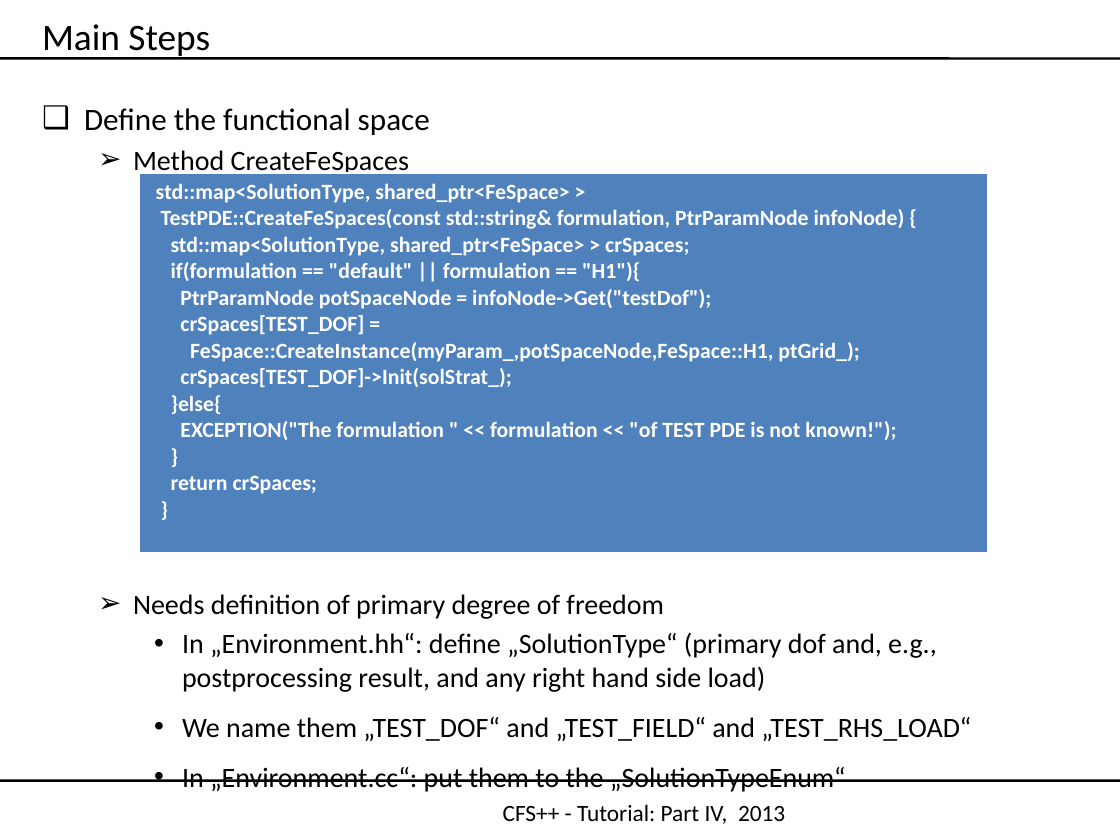
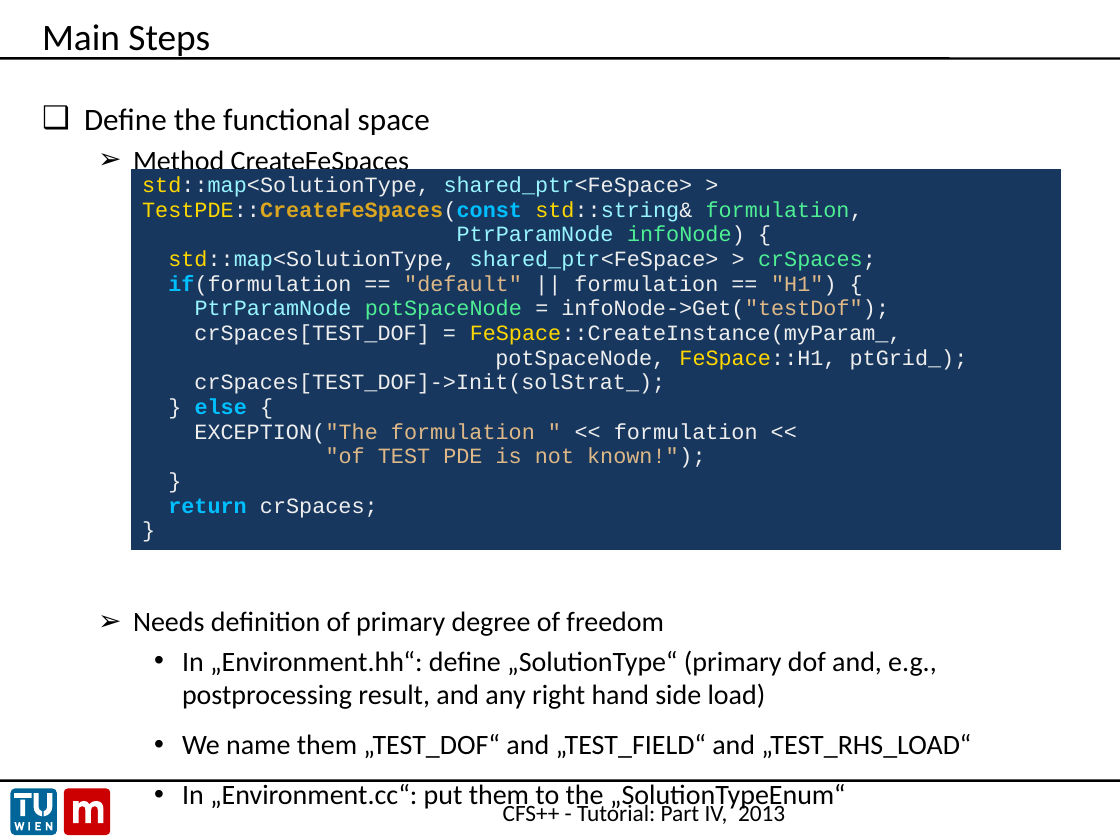
Before and after one commit to openCFS/cfs, a slide deck: slide 10 of share/doc/tutorial/CFS++_NewPDE.pptx. Drawn at 1120x840 pixels with LibreOffice and Linux fonts; fonts in the diff are those of the drawing; background and template pictures are left out. Boxes give left, top, right and bottom in pixels: in the first picture for what was removed or moved away, otherwise in the second. Text is boxed around its words. In the diff, an @@ line names an element or a change of style, - is before the commit and + after.

Commit message:
- Removed PDF versions of tutorial slides to save some more space. - Removed .msh file from acoustic tutorial example, since it can be regenerated using Gmsh. - Reduced size of CFS++_OverviewAndSimulation.pptx to one third, by:   - converting all bitmap images inside the presentation to PNG   - halfing their size by using pngquant (http://pngquant.org/)   - manually removing doublettes by changing the Powerpoint XML files. - Added syntax highlighting to code listings in slides by using Emacs   - M-x color-theme-dark-blue   - M-x htmlfontify-buffer   - set font to Courier New in generated HTML code   - save HTML to file and open in Internet Explorer   - Copy and paste into Powerpoint - Replaced some bitmap logos with vector versions to save space - Improved screenshots for Gmsh - Added slide about viewing mesh files with HDFView - Added some explanation about annotation tags showing up as context help in Oxygen.

```diff
--- a/share/doc/tutorial/CFS++_NewPDE.pptx
+++ b/share/doc/tutorial/CFS++_NewPDE.pptx
@@ text "Define the functional space" rewrapped from bbox=[84, 108, 971, 792] to bbox=[84, 108, 971, 811] @@
@@ table at bbox=[131, 169, 1062, 572] @@
@@ row 1, column 1: "std::map<SolutionType, shared_ptr<FeSpace> > / TestPDE::CreateFeSpaces(const std::string& formulation, PtrParamNode infoNode) { / std::map<SolutionType, shared_ptr<FeSpace> > crSpaces; / if(formulation == "default" || formulation == "H1"){ / PtrParamNode potSpaceNode = infoNode->Get("testDof"); / crSpaces[TEST_DOF] = / FeSpace::CreateInstance(myParam_,potSpaceNode,FeSpace::H1, ptGrid_); / crSpaces[TEST_DOF]->Init(solStrat_); / }else{ / EXCEPTION("The formulation " << formulation << "of TEST PDE is not known!"); / } / return crSpaces; / }" to "std::map<SolutionType, shared_ptr<FeSpace> > / TestPDE::CreateFeSpaces(const std::string& formulation, / PtrParamNode infoNode) { / std::map<SolutionType, shared_ptr<FeSpace> > crSpaces; / if(formulation == "default" || formulation == "H1") { / PtrParamNode potSpaceNode = infoNode->Get("testDof"); / crSpaces[TEST_DOF] = FeSpace::CreateInstance(myParam_, / potSpaceNode, FeSpace::H1, ptGrid_); / crSpaces[TEST_DOF]->Init(solStrat_); / } else { / EXCEPTION("The formulation " << formulation << / "of TEST PDE is not known!"); / } / return crSpaces; / }" @@
@@ fill #4F81BD to #17375E in row 1, column 1 @@
@@ borders changed @@
@@ table: place and size @@
-table at bbox=[140, 174, 988, 554]
+table at bbox=[131, 169, 1062, 572]
@@ group added at bbox=[10, 788, 110, 836]: 12 freeform shapes @@
```
Also in this commit, not shown: 23 other slides changed, 1 slide added, 9 other files.
